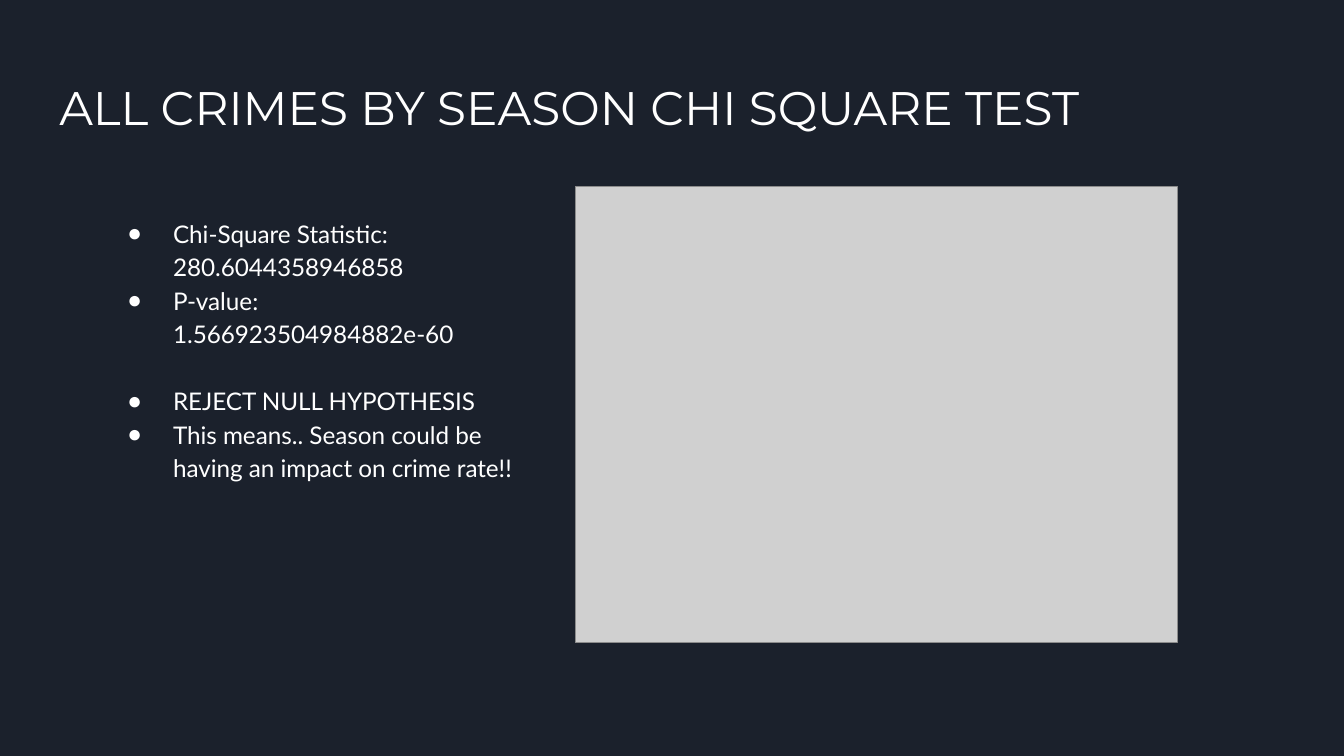
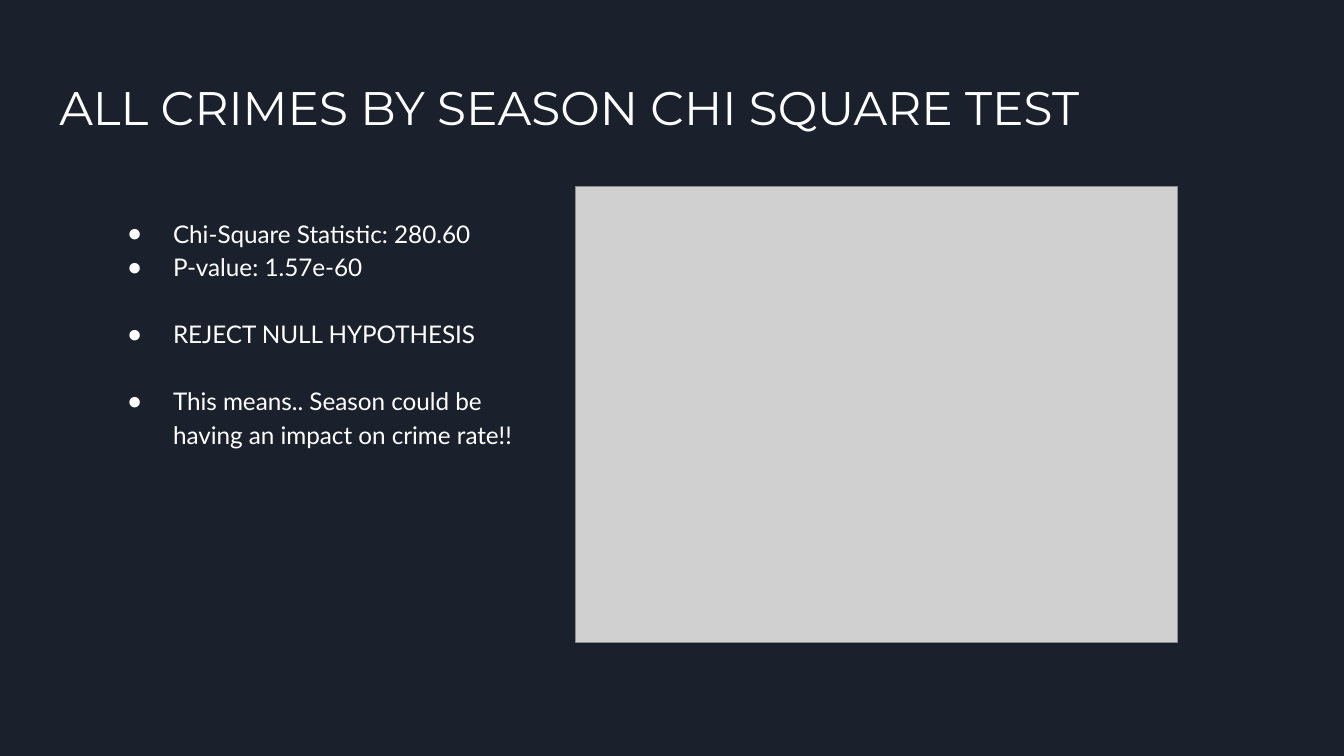
Before and after one commit to oddtexan/Project-1, a slide deck: slide 10 of Project 1 Presentation Final.pptx (slide 8 before the commit). Drawn at 1344x756 pixels with LibreOffice and Linux fonts; fonts in the diff are those of the drawing; grey boxes stand for pictures. Boxes give left, top, right and bottom in pixels: in the first picture for what was removed or moved away, otherwise in the second. Text is boxed around its words. In the diff, an @@ line names an element or a change of style, - is before the commit and + after.

```diff
--- a/Project 1 Presentation Final.pptx
+++ b/Project 1 Presentation Final.pptx
@@ text at (173,225,470,276): text changed @@
-● Chi-Square Statistic: 280.6044358946858
-● P-value: 1.566923504984882e-60
+● Chi-Square Statistic: 280.60
+● P-value: 1.57e-60
```
Also in this commit, not shown: 10 other slides changed, 2 slides added, 1 slide removed, 3 other files.
